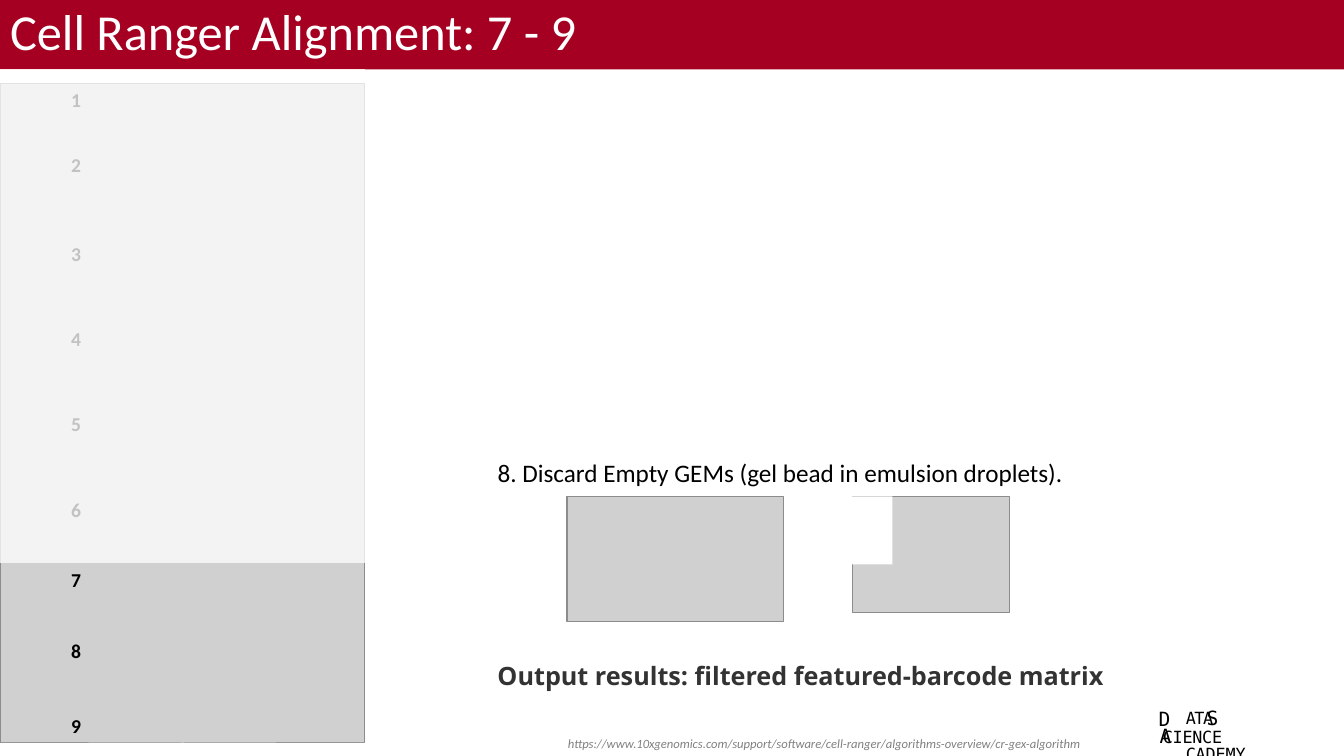
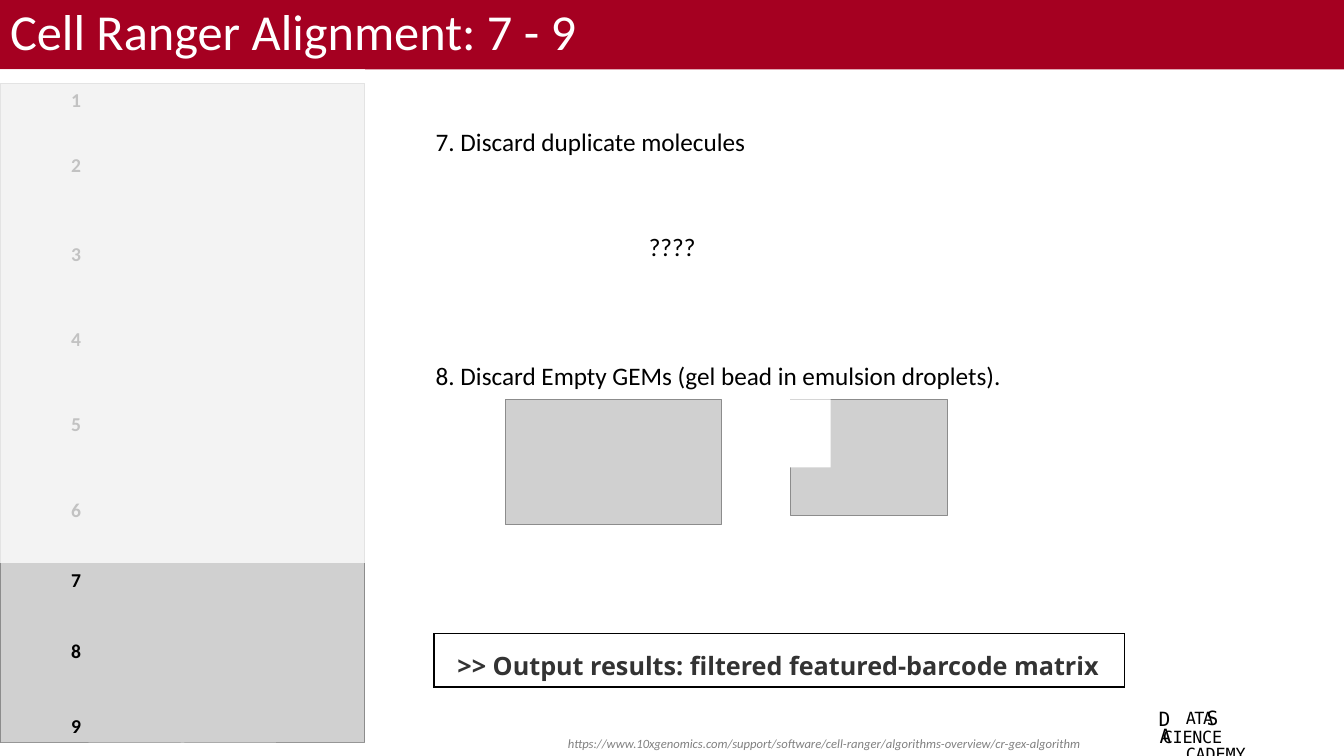
Before and after one commit to bacorli2/scrna_workshop, a slide deck: slide 7 of M2_CellRanger_Alignment/M2_CellRanger.pptx. Drawn at 1344x756 pixels with LibreOffice and Linux fonts; fonts in the diff are those of the drawing; grey boxes stand for pictures; background and template pictures are left out. Boxes give left, top, right and bottom in pixels: in the first picture for what was removed or moved away, otherwise in the second. Text is boxed around its words. In the diff, an @@ line names an element or a change of style, - is before the commit and + after.

```diff
--- a/M2_CellRanger_Alignment/M2_CellRanger.pptx
+++ b/M2_CellRanger_Alignment/M2_CellRanger.pptx
@@ text added at (x1=436, y1=133, x2=745, y2=155), 18 pt, text #000000 @@
+7. Discard duplicate molecules
@@ text added at (x1=639, y1=227, x2=779, y2=267), 18 pt, text #000000 @@
+????
@@ 1 picture, 1 text, 1 rectangle moved together from (x1=498, y1=463, x2=1062, y2=622) to (x1=436, y1=366, x2=1000, y2=525) @@
@@ picture moved from (x1=852, y1=496, x2=1009, y2=612) to (x1=790, y1=399, x2=948, y2=515) @@
@@ rectangle added at (x1=434, y1=634, x2=1125, y2=688), outline #000000 1 pt @@
@@ text at (x1=493, y1=655, x2=1099, y2=681): text changed @@
-Output results: filtered featured-barcode matrix
+>> Output results: filtered featured-barcode matrix
```
Also in this commit, not shown: 7 other slides changed.
